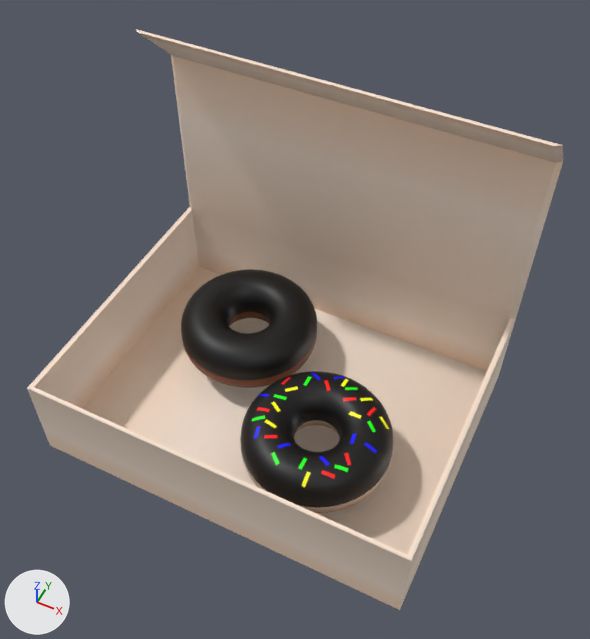
A saved change to the Blender file CG1/resources/donut.blend.
Camera for both pictures: a camera (50 mm lens) standing at (4.94, -9.23, 13.66) and looking at (0.38, -0.11, 2.26). The lights are fixed; the arrows at lower left show +X, +Y and +Z.

Objects in the first picture: 'box', 'choco_donut', 'choco_donut_top', 'donut_top'.
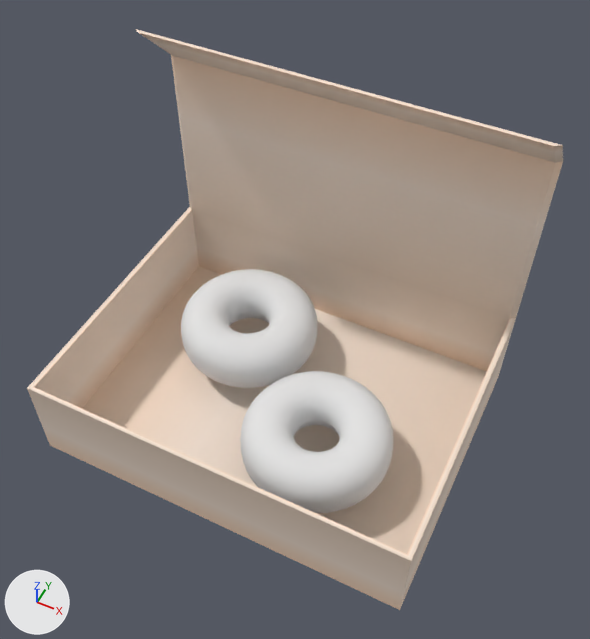
Boxes (x1, y1, x2, y2) around the edits, measured in the pictures (590 x 639 px):
'donut_top', recoloured (black to white): (240, 371, 393, 505) in both
'choco_donut_top', recoloured (black to white): (181, 269, 317, 378) in both
'choco_donut', recoloured (brown to grey): (182, 311, 317, 388) in both

The change in detail:
Material 'donut' (mat_donut) is new.
Its base color is (0.8, 0.8, 0.8) (white #e7e7e7).
me_choco_donut has 1500 vertices, 1500 faces and spans x -1.5..1.5, y -1.5..1.5, z -0.5..0.5.
me_choco_donut no longer uses material mat_choco_donut_png (picture img_choco_donut_png).
me_choco_donut now uses material mat_donut (white #e7e7e7).
me_choco_donut_top has 800 vertices, 750 faces and spans x -1.5..1.5, y -1.5..1.5, z 0.0..0.5.
me_choco_donut_top no longer uses material mat_choco_donut_png (picture img_choco_donut_png).
me_choco_donut_top now uses material mat_donut (white #e7e7e7).
me_donut_top has 800 vertices, 750 faces and spans x -1.5..1.5, y -1.5..1.5, z 0.0..0.5.
me_donut_top no longer uses material mat_donut_png (picture img_donut_png).
me_donut_top now uses material mat_donut (white #e7e7e7).
